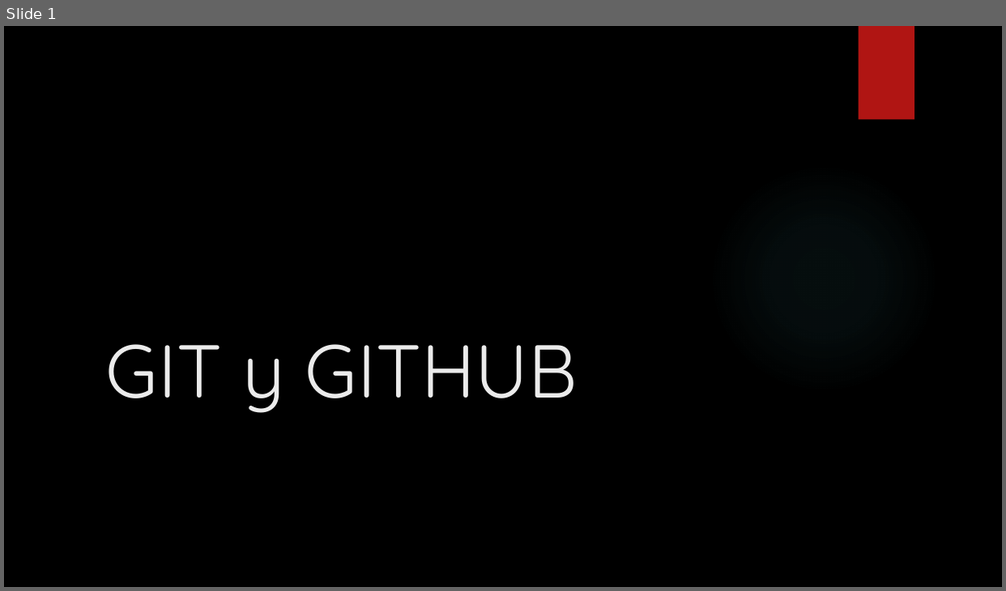
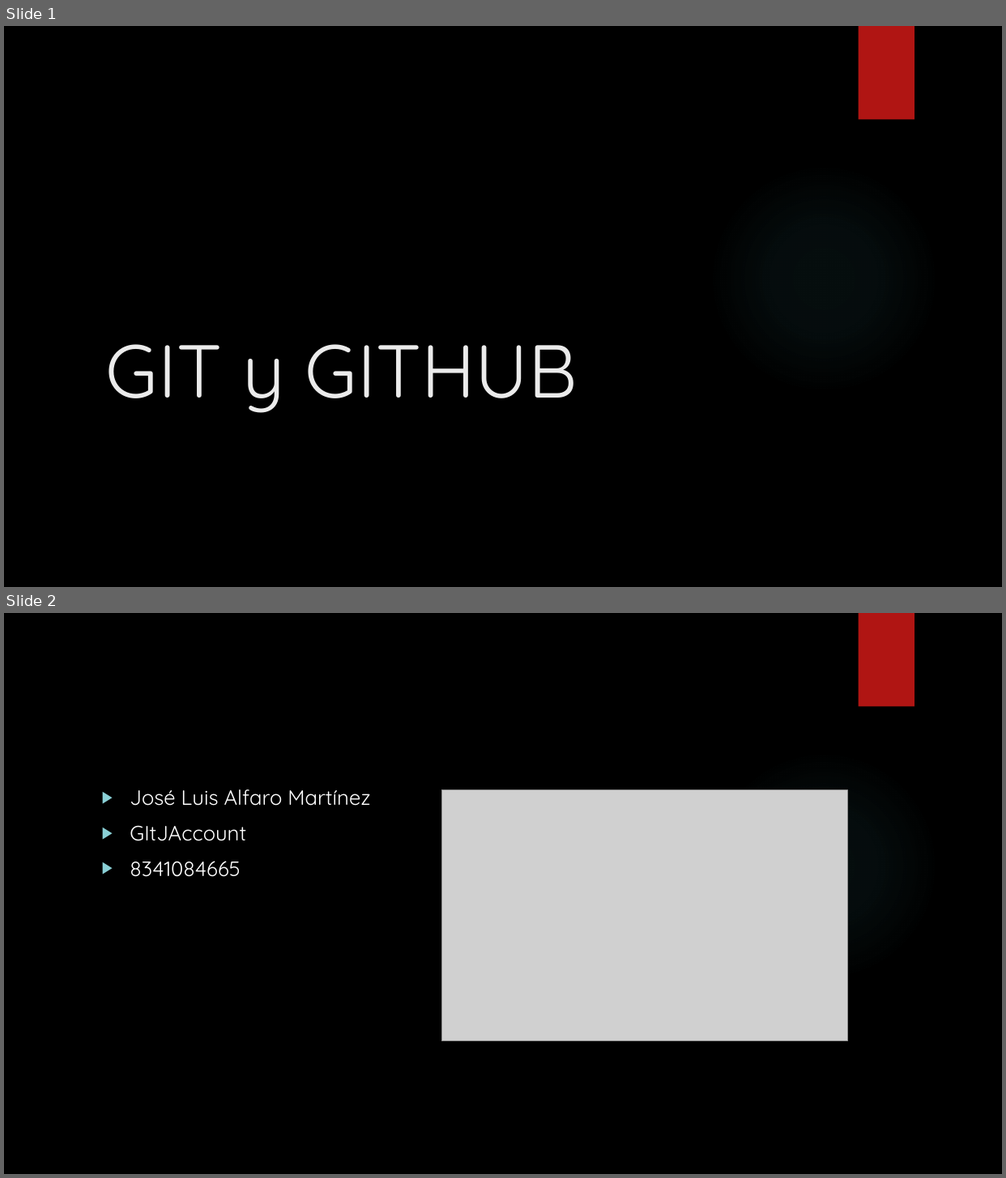
Before and after one commit to omar-jasso/evaluacion, a slide deck: alumnos.pptx. Shown one above the other, each under a label of ours: slide 1 before the commit, slides 1 and 2 after it. The pictures are 1006x591 and 1006x1178 pixels, drawn with LibreOffice and Linux fonts; fonts in the diff are those of the drawing; grey boxes stand for pictures; background and template pictures are left out. Boxes give left, top, right and bottom in pixels: in the first picture for what was removed or moved away, otherwise in the second. Text is boxed around its words. In the diff, an @@ line names an element or a change of style, - is before the commit and + after.

Commit message:
agregado lineas a powerpoint

```diff
--- a/alumnos.pptx
+++ b/alumnos.pptx
@@ slide 2 added at <box>4,613,1002,1174</box>, background picture (left out); not listed: 2 template elements that a slide beside it also shows @@
@@ text added at <box>130,790,370,877</box>, 20 pt, text #FFFFFF @@
+▶ José Luis Alfaro Martínez
+▶ GItJAccount
+▶ 8341084665
@@ picture added at <box>442,790,848,1041</box> @@
```
